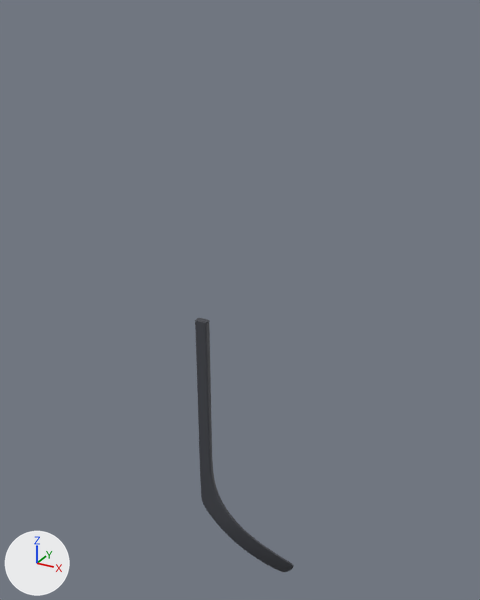
What one commit did to the glTF model alle_curves/P64-ST.glb.
Before and after are seen from a 50 mm lens placed at (607.0, -1146.0, 974.0), pointed at (-36.0, 25.0, 389.0). Arrows for +X, +Y and +Z are at lower left; the lights stay in place. The picture after the commit comes second.

The first picture shows 'geometry_0'.
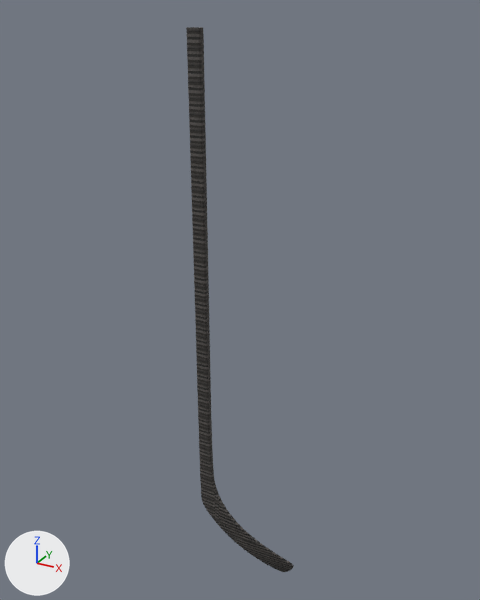
Diff of the bpy script that builds the scene:
```diff
--- a/alle_curves/P64-ST.glb.py
+++ b/alle_curves/P64-ST.glb.py
@@ me_geometry_0 @@
 # used by ob_geometry_0; location = (0.0, 0.0, 0.0)
-me_geometry_0.from_pydata(...)  # 7502 vertices, 15000 faces; spans x -122.0..122.0, y -29.0..29.0, z -342.0..342.0
+me_geometry_0.from_pydata(...)  # 7502 vertices, 15000 faces; spans x -122.0..122.0, y -29.0..29.0, z -342.0..941.0
+# me_geometry_0 part 1: all 3493 vertices in x -122.0..-86.0, y -29.0..-11.0, z -85.0..342.0 are scaled about their middle by (1, 1, 2.4), then moved by (0.0, 0.0, 300.0)
 me_geometry_0.materials.append(mat_carbon)
```

Changed parts and their boxes [x1, y1, x2, y2] in the pictures (480 x 600 px; the box of a moved part takes in the faces that stretch with it):
'geometry_0', reshaped (9% wider, 114% taller): before [195, 318, 294, 572]; after [186, 27, 294, 572]
part 1 of me_geometry_0, moved or reshaped: before [195, 318, 214, 482]; after [186, 27, 214, 482]
